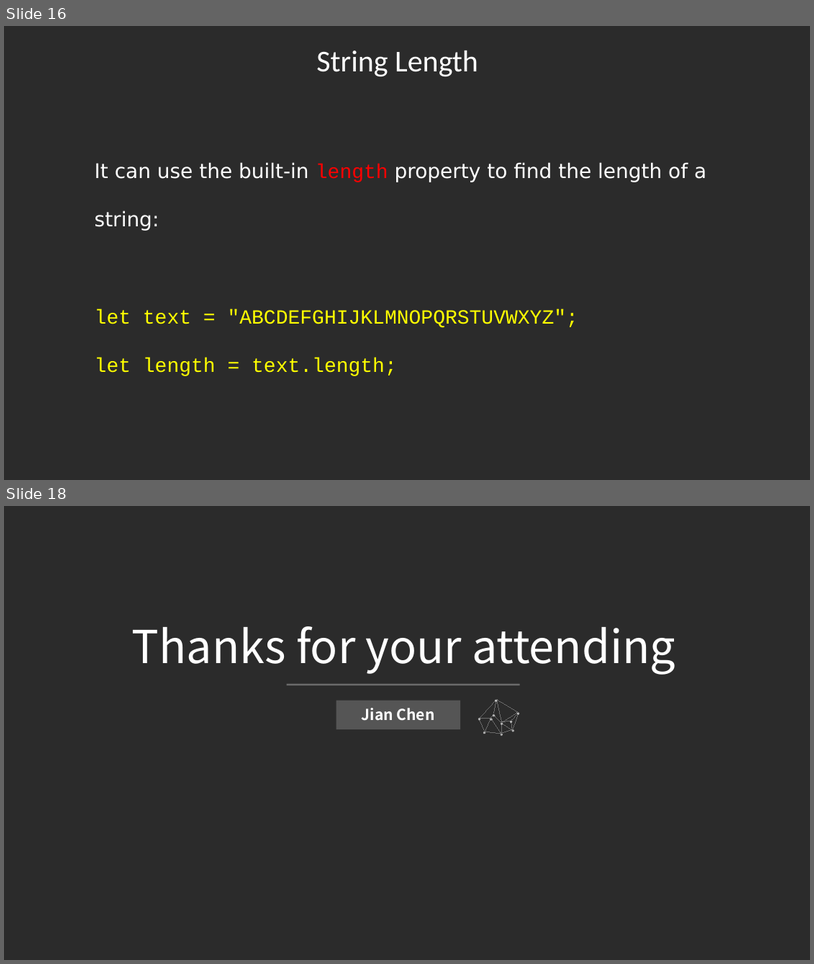
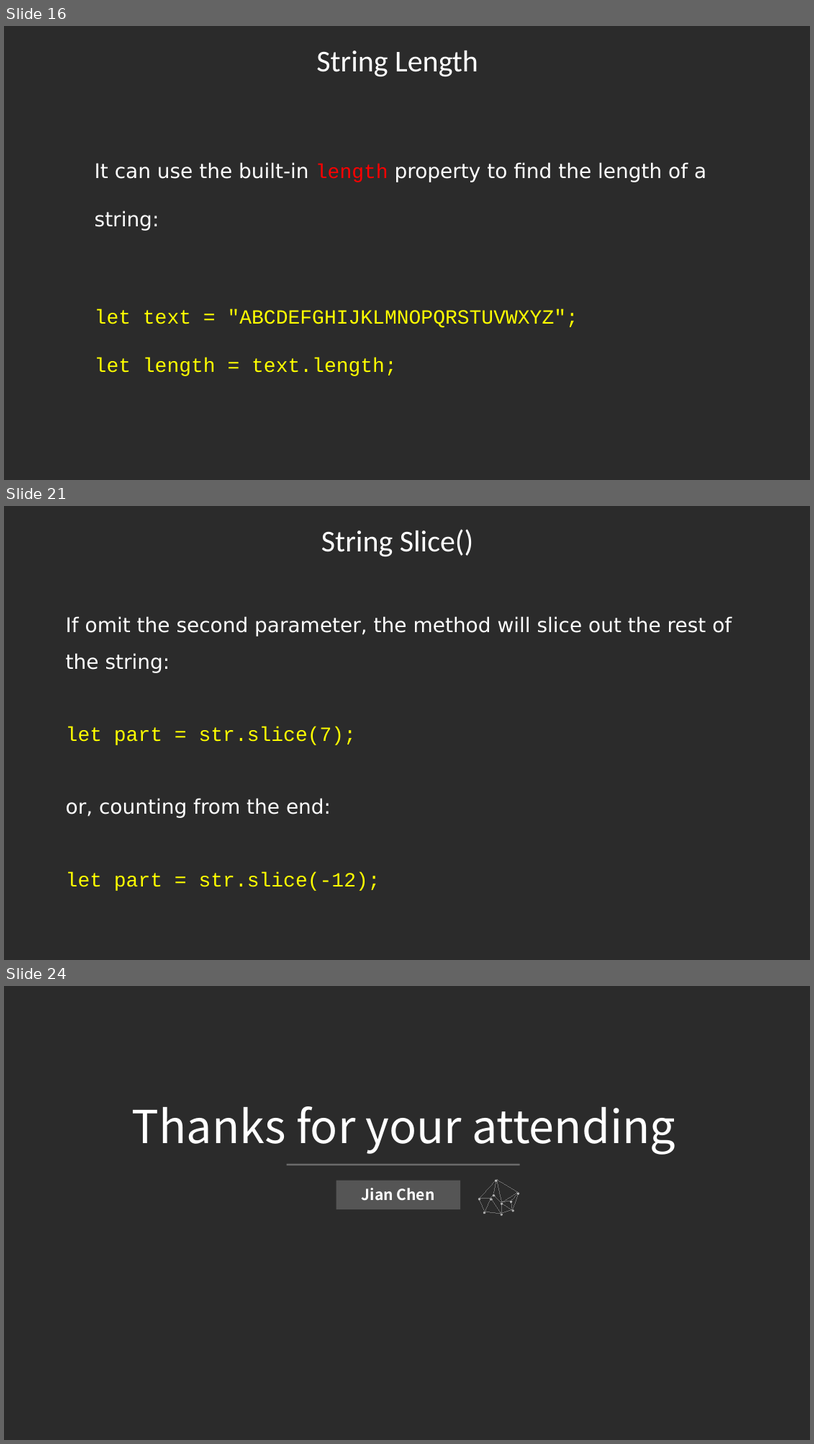
Before and after one commit to jianchentech/WebCamp, a slide deck: WebLecture/Lecture13-Javascript4.pptx. Shown one above the other, each under a label of ours: slides 16 and 18 before the commit, slides 16, 21 and 24 after it; the slides between them are not shown. The pictures are 814x964 and 814x1444 pixels, drawn with LibreOffice and Linux fonts; fonts in the diff are those of the drawing; background and template pictures are left out; a plain dark background stands for a picture behind light text. Boxes give left, top, right and bottom in pixels: in the first picture for what was removed or moved away, otherwise in the second. Text is boxed around its words. In the diff, an @@ line names an element or a change of style, - is before the commit and + after.

```diff
--- a/WebLecture/Lecture13-Javascript4.pptx
+++ b/WebLecture/Lecture13-Javascript4.pptx
@@ slide 21 added at box(4, 506, 810, 960), background picture (left out) @@
@@ text added at box(322, 529, 474, 557), 36 pt, text #FFFFFF @@
+String Slice()
@@ text added at box(66, 616, 732, 890), 24 pt, text #FFFFFF @@
+If omit the second parameter, the method will slice out the rest of the string:
+let part = str.slice(7);
+or, counting from the end:
+let part = str.slice(-12);
@@ what was slide 18 is now slide 24 @@
```
Also in this commit, not shown: 6 other slides added, 1 slide removed.
